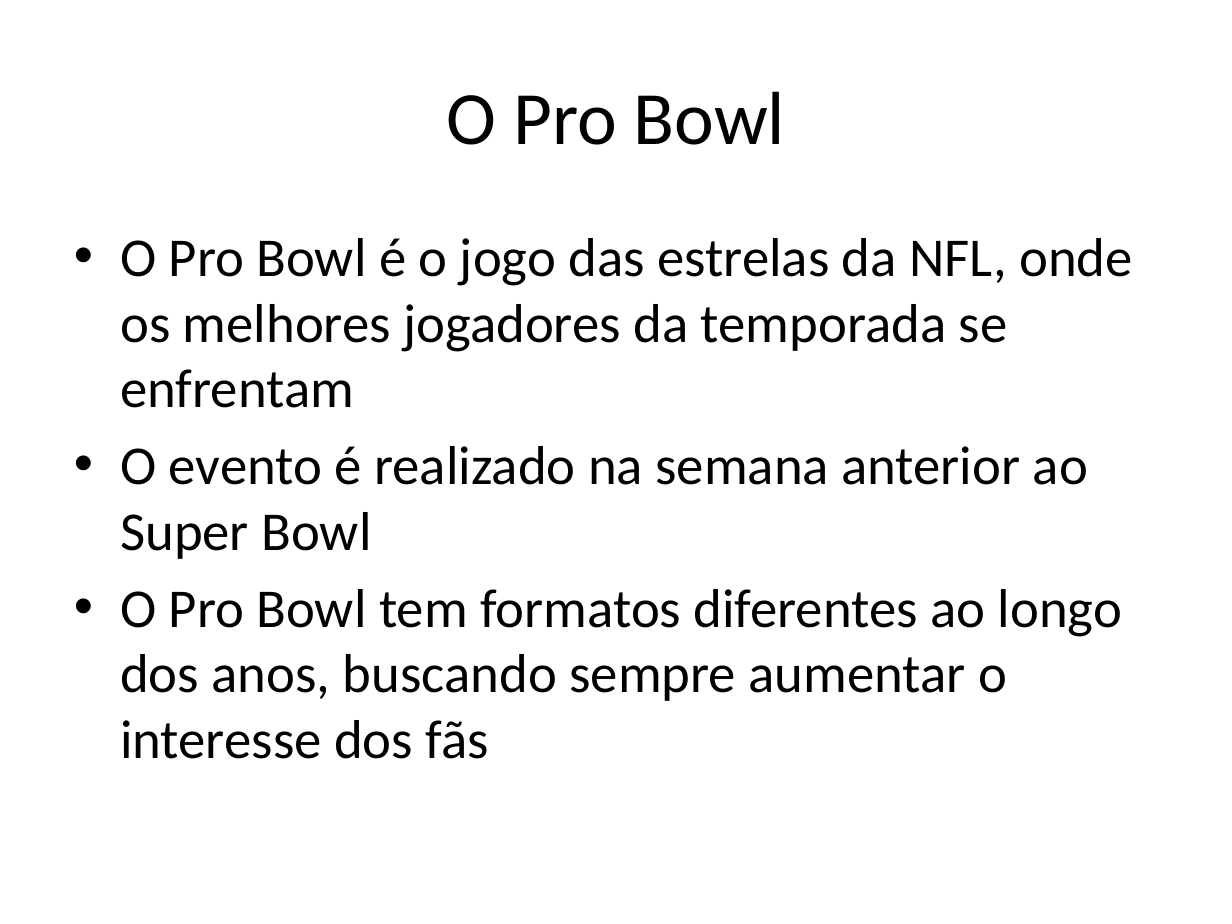
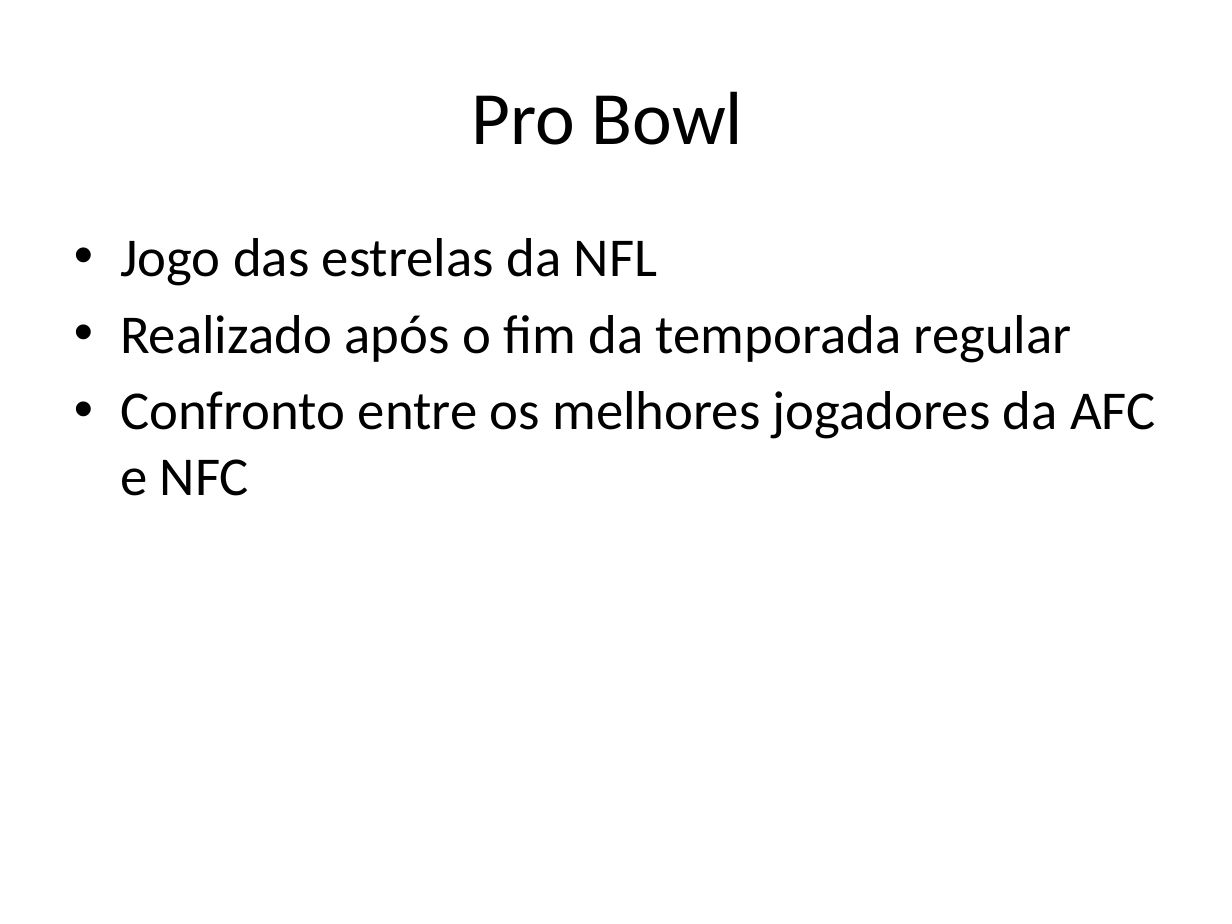
Before and after one commit to lcdlemos/EstagioNutes, a slide deck: slide 9 of IA/auto_apresentacao_IA.pptx (slide 8 before the commit). Drawn at 1232x924 pixels with LibreOffice and Linux fonts; fonts in the diff are those of the drawing. Boxes give left, top, right and bottom in pixels: in the first picture for what was removed or moved away, otherwise in the second. Text is boxed around its words. In the diff, an @@ line names an element or a change of style, - is before the commit and + after.

```diff
--- a/IA/auto_apresentacao_IA.pptx
+++ b/IA/auto_apresentacao_IA.pptx
@@ title at (471,91,743,145): text changed @@
-O Pro Bowl
+Pro Bowl
@@ text at (120,238,1156,496): text changed @@
-• O Pro Bowl é o jogo das estrelas da NFL, onde os melhores jogadores da temporada se enfrentam
-• O evento é realizado na semana anterior ao Super Bowl
-• O Pro Bowl tem formatos diferentes ao longo dos anos, buscando sempre aumentar o interesse dos fãs
+• Jogo das estrelas da NFL
+• Realizado após o fim da temporada regular
+• Confronto entre os melhores jogadores da AFC e NFC
```
Also in this commit, not shown: 8 other slides changed, 9 slides added, 5 slides removed, 7 other files.
